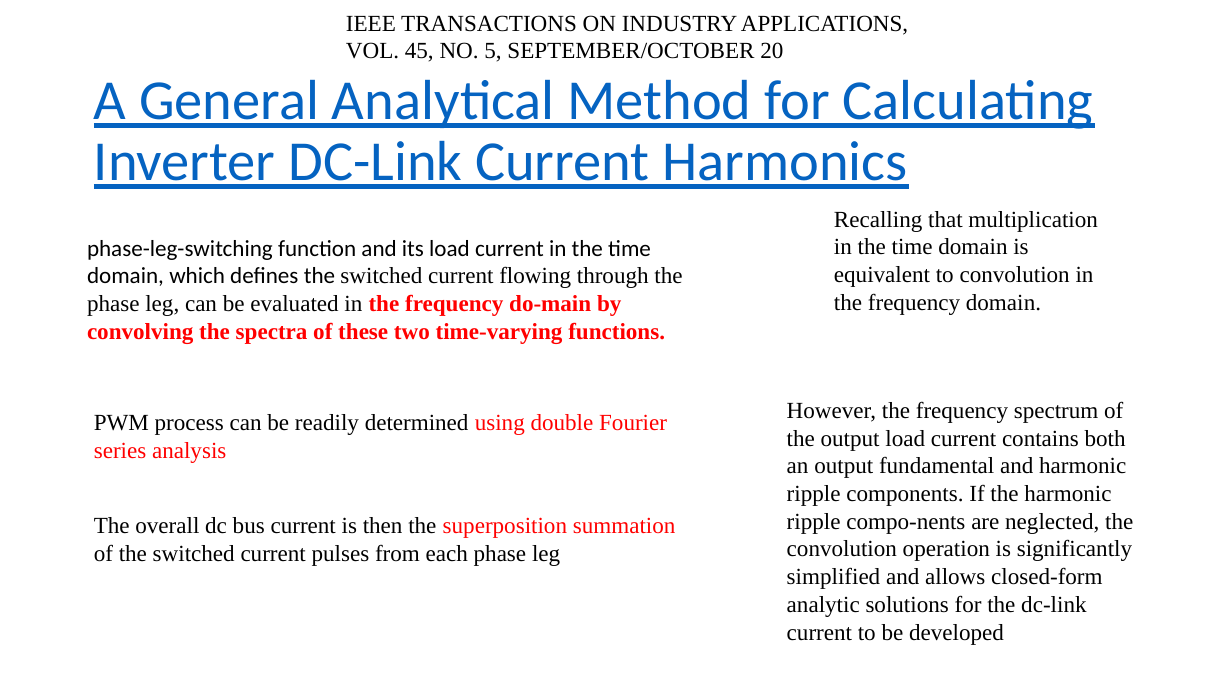
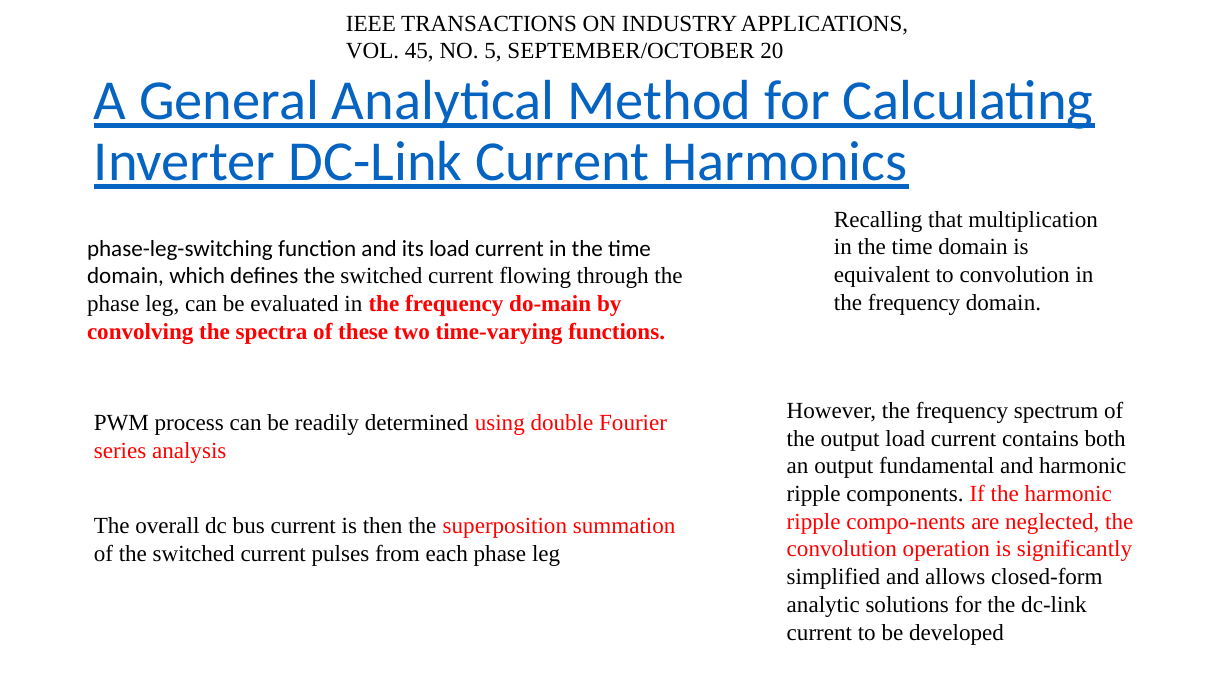
Before and after one commit to EnesAyaz/Studies, a slide deck: slide 4 of Reports/IMMD/Literature_review2.pptx. Drawn at 1232x693 pixels with LibreOffice and Linux fonts; fonts in the diff are those of the drawing. Boxes give left, top, right and bottom in pixels: in the first picture for what was removed or moved away, otherwise in the second. Text is boxed around its words. In the diff, an @@ line names an element or a change of style, - is before the commit and + after.

```diff
--- a/Reports/IMMD/Literature_review2.pptx
+++ b/Reports/IMMD/Literature_review2.pptx
@@ text "However, the frequency spectrum of ..." at (787, 401, 1133, 645): text colour #000000 to #FF0000 in "If the harmonic ripple compo-nents are neglected, ..." @@
```
Also in this commit, not shown: 1 other slide changed, 6 slides added, 10 other files.
